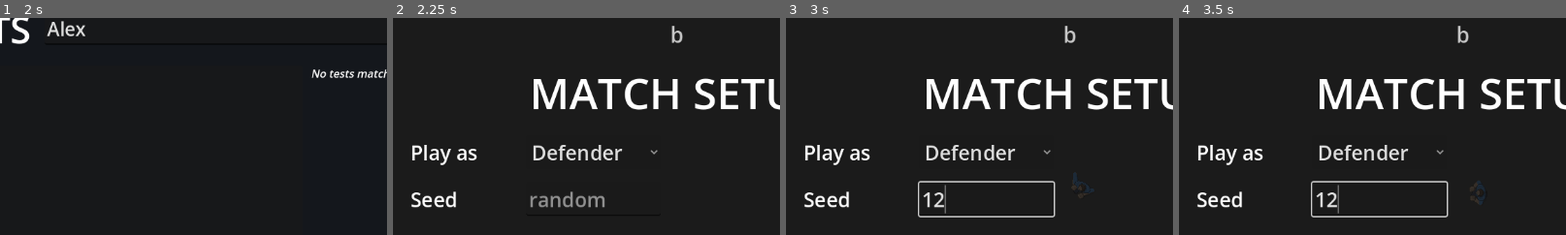
Above: before the commit, frames 1-4 (left to right).
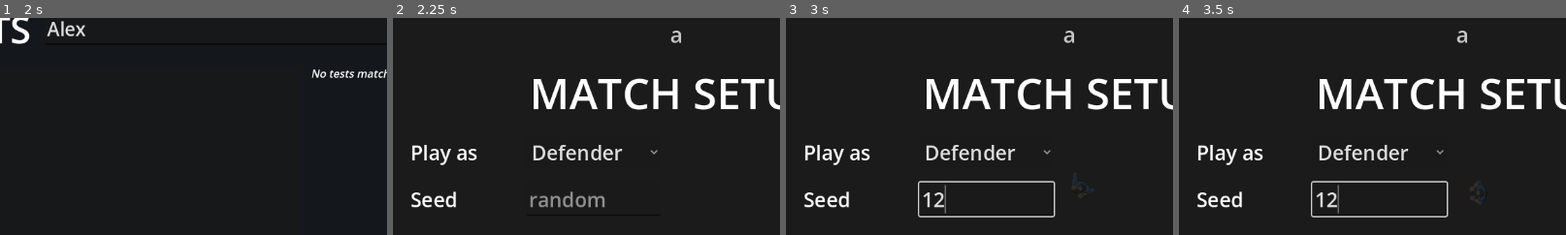
Above: after the commit, the same moments.

Repository: AnthonyThomasson/Example-Godot
Game: Godot game, scene res://scenes/testing/test_runner.tscn
Two runs of this game, one before a commit and one after it. Both use one fixed random seed, a clock stepped at 60 frames per second and the inputs below. This scene is started directly instead of the project's main scene.
Inputs (mouse positions are % of the whole screen's width and height, from its top left):
- Up to frame 1 (2 s): click (45, 12) at 0.52 s; type "Alex" at 0.6 s; click "Run all" at 1.25 s
- Up to frame 2 (2.25 s): click "Back" at 2 s
- Up to frame 3 (3 s): click (39, 51) at 2.77 s; type "12" at 2.85 s
- Up to frame 4 (3.5 s): no input
The pictures show only the part of the screen within x 13-63%, y 10-59%; the shares and areas given below are measured in that part.

Frame 1 is identical in both runs. In frame 2, 0.1% of the frame differs, in the area x 71-75%, y 3-12%; in frame 3, 0.1%; in frame 4, 0.1%.

Commit message:
Nobody crosses while a hostile stands in view with a line of fire (E14)
The behaviour tells the entry when a hostile is in view and can be engaged from outside
(seen now or a moment ago, in range on a clear line): the pie holds where it stands, a
follower does not cross, and the watch stage fires; it goes in once the hostile is gone.
A COMBAT advance or engage meets the same rule through the entry guard.

Three tests used an unkillable target in plain view to get an invader through a door,
which E14 now forbids, so their premise changed and every assertion stayed: the rush tests
(entry_guard_advance, entry_guard_fires_from_outside) give the target normal health and
assert it was shot dead from outside before the invader goes in, and flank_walks_to_chosen_side
puts a low coffee table across the lines of fire from the hall (sight looks over it, a bullet
does not) and checks that premise. Agreed with the coordinator.

Co-Authored-By: Claude Sonnet 5.5 <noreply@anthropic.com>

Diff:
--- a/scenes/ai/behavior/behavior.gd
+++ b/scenes/ai/behavior/behavior.gd
@@ -878,6 +878,7 @@
 ## sight in every one of them). Done (the room clear, or the entry given up) → re-decide.
 func _apply_entry(character, delta: float) -> void:
 	_entry.gaze_held = not _threat.is_empty()
+	_entry.hostile_in_view = _hostile_in_view(character)
 	if _entry_pending:
 		_entry_pending = false
 		if not _entry.begin(character, _params):
@@ -885,6 +886,14 @@
 			return
 	if _entry.step(character, delta):
 		_finish_entry()
+
+
+## Whether a hostile stands in view for the entry's purposes (E14): the threat holding the NPC's eyes is seen now, or was a moment ago
+## (`watch_lost_gaze` s), and there is a line of fire to it from here, so it can be engaged from outside. A hostile remembered from
+## longer ago, or one seen but behind a wall or out of range (nothing to engage it with from outside), does not hold an entry outside.
+func _hostile_in_view(character) -> bool:
+	return not _threat.is_empty() and (bool(_threat["visible"]) or float(_threat["age"]) <= watch_lost_gaze) \
+		and _combat.has_line_of_fire(character, _threat)
 
 
 ## The entry is over, or could not start. As the NPC's own order (ENTER) it resolves and the NPC re-decides. As a detour
--- a/scenes/ai/behavior/combat.gd
+++ b/scenes/ai/behavior/combat.gd
@@ -57,12 +57,19 @@
 	fire_timer -= delta
 
 
-## Whether `target` (a known-contact dict) can be shot at now: a loaded gun not mid-reload, the target within range, and a clear
-## line to where it is known to be. The cooldown, the facing and a run are not counted: they pass in a moment, this says
-## the NPC is in a position to fire.
+## Whether `target` (a known-contact dict) can be shot at now: a loaded gun not mid-reload, and `has_line_of_fire`. The cooldown, the
+## facing and a run are not counted: they pass in a moment, this says the NPC is in a position to fire.
 func can_fire_at(character, target: Dictionary) -> bool:
 	var gun: int = character.gun_slot()
 	if gun < 0 or character.ammo(gun) == 0 or character.is_reloading() or target.is_empty():
+		return false
+	return has_line_of_fire(character, target)
+
+
+## Whether `target` (a known-contact dict) stands within range on a clear line to where it is known to be: a shot at it is possible
+## from here whatever the gun's state (the entry reads it as "engaged from outside", docs/tactical-entry.md E14).
+func has_line_of_fire(character, target: Dictionary) -> bool:
+	if target.is_empty():
 		return false
 	var pos: Vector2 = target["pos"]
 	return character.global_position.distance_to(pos) <= shoot_range and _perception.has_line_to(character, target["node"], pos)
--- a/scenes/ai/behavior/entry.gd
+++ b/scenes/ai/behavior/entry.gd
@@ -6,9 +6,11 @@
 ##
 ##   approach — to its stack slot beside the door, stepping off the door's axis while still well out and
 ##              arriving along the wall (E1)
-##   stack    — in the slot, facing the door (a member past a short room's two holds here as security, E13) (the last of three or more faces back along the line instead, E12); radios `ready` (E2)
+##   stack    — in the slot, facing the door (the last of three or more faces back along the line instead, E12; a member
+##              past a short room's two holds here as security, E13); radios `ready` (E2)
 ##   pie      — the point (or a lone entrant) sweeps the arc beside the door in angle steps, looking through it,
 ##              and notes the share of the room seen and the corners still hidden (E3); alone, both sides (E7)
+##              Nobody crosses while a hostile stands in view (E14): the pie stops where it is and the watch stage fires.
 ##   cross    — committed: through the threshold without stopping, to its corner (E4, E5); radios `going_in`, then
 ##              `in` once it is in the room and off the door's axis
 ##   corner   — holds the corner looking across the room, then clears the rest by sight (`search_coverage.gd`)
@@ -114,6 +116,9 @@
 ## because the entrant is looking at a hostile counts as settled, so the entry carries on instead of waiting at the pie
 ## for a gaze the hostile will not let go of.
 var gaze_held := false
+## A hostile stands in view this tick (set by `Behavior`: seen now, or a moment ago with a clear line to where it stood): nobody
+## crosses (E14). The entry holds where it is, outside, and the watch stage fires; it goes in once the hostile is gone.
+var hostile_in_view := false
 
 
 ## Capture the locomotion, the perception, the room coverage, the watch module (where a walker looks) and the combat module
@@ -397,7 +402,7 @@
 	if THROUGH.has(ahead[-1]["step"]):
 		if _turn_at < 0.0:
 			_turn_at = _time
-		if _time - _turn_at >= follow_gap:
+		if _time - _turn_at >= follow_gap and not hostile_in_view:
 			_start_cross(character, team)
 
 
@@ -473,13 +478,17 @@
 	_note_seen(character)
 	if not team.is_empty():
 		solo = false  # An ally claimed a slot: no second side, it joins the stack.
+	if hostile_in_view:
+		character.move_input = Vector2.ZERO  # E14: what is in view is fought from where it stands, not walked past or into.
+		_clock = 0.0
+		return
 	if _pie_queue.is_empty():
 		character.move_input = Vector2.ZERO
 		_look_toward(character, _geo["pos"] - (_geo["out"] as Vector2) * 300.0, delta)
 		if solo and pie_sides < 2:
 			_pie_other_side()
 			return
-		if _stack_ready(team):
+		if _stack_ready(team) and not hostile_in_view and not _topping_off(character, delta):
 			_start_cross(character, team)
 		return
 	var spot: Vector2 = _pie_queue[0]
--- a/tests/ai/entry/entry_guard_advance_test.gd
+++ b/tests/ai/entry/entry_guard_advance_test.gd
@@ -2,7 +2,9 @@
 
 ## Desired (E9): closing in on a hostile in the next room is no excuse to skip the entry. The invader sees a household
 ## target through the kitchen's back door and is ordered to rush it; the straight route is through that doorway, so it
-## stacks beside it and slices the pie first, and it does not run from the moment it turns to the door.
+## stacks beside it and slices the pie first, and it does not run from the moment it turns to the door. The target can be
+## killed (E14: nobody crosses while a hostile stands in view with a line of fire, so the invader shoots it from outside
+## first and goes in once it is down).
 
 const Entry := preload("res://tests/_ai/entry_probe.gd")
 const Maps := preload("res://tests/_ai/flank_maps.gd")
@@ -23,7 +25,7 @@
 	Maps.house(s, false)
 	Entry.guard_rules(s, ["combat", "advance", "rush"])
 	Entry.npc(s, &"inv", START, 0.4, {}, { "facing": Vector2.LEFT })
-	Entry.target(s, &"tgt", TARGET, Vector2(0, 190))
+	Entry.target(s, &"tgt", TARGET, Vector2(0, 190), { "max_health": 30.0 })
 
 
 func run(t: TestContext) -> void:
@@ -38,5 +40,12 @@
 	if not t.require(in_kitchen.call(), "the invader reached the kitchen (act %s)" % Entry.brain(t, &"inv").current_act()):
 		return
 	t.check(Entry.asked(t, "rush"), "the order was a plain rush on the target, not ENTER")
+	var died := t.events.filter(func(e): return e["topic"] == &"died" and e["data"].get("actor") == &"tgt")
+	var going := Entry.first_call_time(t, "going_in", &"inv", Entry.BACK["id"])
+	if t.check(not died.is_empty(), "the target was shot dead"):
+		t.check(died[0]["time"] <= going, "the target was down (%.1f s) before the invader crossed (%.1f s)" % [died[0]["time"], going])
+	var from_outside := func(e):
+		return e["topic"] == &"shot" and e["data"].get("attacker") == inv and e["time"] < going and Entry.outward(Entry.BACK, e["data"]["position"]) > 0.0
+	t.check(t.events.any(from_outside), "it shot at the target from outside the doorway before it went in")
 	Entry.check_entered(t, samples, &"inv", Entry.BACK)
 	t.check(ran[0] == 0.0, "it did not run once it had turned to the door (ran for %.2f s)" % ran[0])
--- a/tests/ai/entry/entry_guard_fires_from_outside_test.gd
+++ b/tests/ai/entry/entry_guard_fires_from_outside_test.gd
@@ -3,7 +3,9 @@
 ## Desired (E3 "what it sees from outside it engages from outside", docs/gaze-and-fire.md W2): an invader stacking at a
 ## doorway with a hostile in plain view through it shoots, whatever the phase. Rushing a target seen through the back door
 ## puts the invader into an entry detour (approach, stack, pie) with the order to fight stashed behind the stack; from the
-## first claim on the radio until it goes in, it must fire from outside the doorway all the same.
+## first claim on the radio until it goes in, it must fire from outside the doorway all the same. The target can be killed
+## (E14: nobody crosses while a hostile stands in view with a line of fire, so the invader fires from outside until it is
+## down and goes in after).
 
 const Entry := preload("res://tests/_ai/entry_probe.gd")
 const Maps := preload("res://tests/_ai/flank_maps.gd")
@@ -24,7 +26,7 @@
 	Maps.house(s, false)
 	Entry.guard_rules(s, ["combat", "advance", "rush"])
 	Entry.npc(s, &"inv", START, 0.4, {}, { "facing": Vector2.LEFT })
-	Entry.target(s, &"tgt", TARGET, Vector2(0, 190))
+	Entry.target(s, &"tgt", TARGET, Vector2(0, 190), { "max_health": 30.0 })
 
 
 func run(t: TestContext) -> void:
@@ -39,3 +41,6 @@
 		return e["topic"] == &"shot" and e["data"].get("attacker") == inv and e["time"] > claimed and e["time"] < going \
 			and Entry.outward(Entry.BACK, e["data"]["position"]) > 0.0
 	t.check(t.events.any(shot_at_door), "it fired from outside the doorway between its claim (%.1f s) and going in (%.1f s)" % [claimed, going])
+	var died := t.events.filter(func(e): return e["topic"] == &"died" and e["data"].get("actor") == &"tgt")
+	if t.check(not died.is_empty(), "the target was shot dead from outside"):
+		t.check(died[0]["time"] <= going, "it went in (%.1f s) only once the target was down (%.1f s)" % [going, died[0]["time"]])
--- a/tests/ai/entry/entry_hostile_in_view_holds_outside_test.gd
+++ b/tests/ai/entry/entry_hostile_in_view_holds_outside_test.gd
@@ -1,6 +1,6 @@
 extends GameTest
 
-## Desired (E14): a hostile seen through the door is fought from outside, and nobody crosses while it stands in view.
+## E14: a hostile seen through the door is fought from outside, and nobody crosses while it stands in view.
 ## A defender in the kitchen, out of sight of the stack but in view of the pie, is seen and shot at from outside; it
 ## cannot be killed and does not move, so the invader must never go in: not by the entry, and not by whatever fight Von
 ## chooses once it has engaged. Real Von: the invader stands in the back garden and decides for itself.
@@ -13,7 +13,7 @@
 	return {
 		"name": "Entry holds outside while a hostile is in view",
 		"description": "An invader that sees a defender through the back door engages it from outside and does not cross while it stands.",
-		"tags": ["ai", "entry", "gap", "von"],
+		"tags": ["ai", "entry", "von"],
 		"requires_von": true,
 		"timeout": 70.0,
 	}
--- a/tests/ai/flank/flank_walks_to_chosen_side_test.gd
+++ b/tests/ai/flank/flank_walks_to_chosen_side_test.gd
@@ -2,13 +2,16 @@
 
 ## Desired (B9): once a side is chosen the NPC commits. The NPC watches the target in the living room from
 ## the hall, scripted to flank left: it goes in through the hall door, walks round the room to the target's
-## left in the target's own frame, and fires at it from there, without stalling on the way.
+## left in the target's own frame, and fires at it from there, without stalling on the way. A low coffee table just inside the
+## door blocks every line of fire from the hall (E14: nobody crosses while a hostile stands in view with a line of fire, so with a
+## clear shot from outside the NPC would stay there and shoot) but not sight, which looks over it: the flank is the only way to a shot.
 
 const Flank := preload("res://tests/_ai/flank_probe.gd")
 const Maps := preload("res://tests/_ai/flank_maps.gd")
 const NPC_POS := Vector2(150, 415)       # in the hall, looking up through the living-room door
 const TARGET_POS := Vector2(230, 190)    # in the living room, facing the door
 const WALK_SPEED := 150.0                # the invader preset's speed
+const TABLE_POS := Vector2(200, 270)     # a 70 x 40 coffee table (coverage 30) inside the hall door, across the lines to the target
 
 
 func describe() -> Dictionary:
@@ -23,12 +26,27 @@
 func configure(s: TestSetup) -> void:
 	Maps.house(s)
 	Flank.rules(s)
+	s.object(&"low_cover", "coffee_table", TABLE_POS)
 	s.switch(&"nav.rebake", false)   # the NPC may shove furniture on its way; re-baking overlapping holes logs a nav sync error
 	Flank.npc(s, &"npc", NPC_POS, {}, &"invader", TARGET_POS)   # held for now, see run()
 	Flank.target(s, &"target", TARGET_POS, NPC_POS)
 
 
+## Whether a bullet could fly from `from` to `to`: no wall or solid piece (the table included) on the line.
+func _fire_line_clear(t: TestContext, from: Vector2, to: Vector2) -> bool:
+	var space: PhysicsDirectSpaceState2D = t.world.get_world_2d().direct_space_state
+	return space.intersect_ray(PhysicsRayQueryParameters2D.create(from, to, PhysicsLayers.SOLID)).is_empty()
+
+
 func run(t: TestContext) -> void:
+	# The premise: from anywhere in the hall outside the door (the stack, the pie arc, the walk across its front) there is no
+	# line of fire to the target, so there is nothing to engage from outside.
+	var open_from: Array = []
+	for x in range(60, 281, 10):
+		for y in range(380, 456, 10):
+			if _fire_line_clear(t, Vector2(x, y), TARGET_POS):
+				open_from.append(Vector2(x, y))
+	t.require(open_from.is_empty(), "the table blocks every line of fire from the hall (open from %s)" % str(open_from))
 	t.puppet(&"target").aim_at(NPC_POS)
 	var npc := t.actor(&"npc")
 	var brain := t.controller(&"npc", &"current_act")
Not shown, changed: .claude/skills/domain-ai-behavior/SKILL.md
Not shown, changed: .claude/skills/domain-ai-combat/SKILL.md
Not shown, changed: .claude/skills/domain-testing/SKILL.md
Not shown, changed: docs/tactical-entry.md
